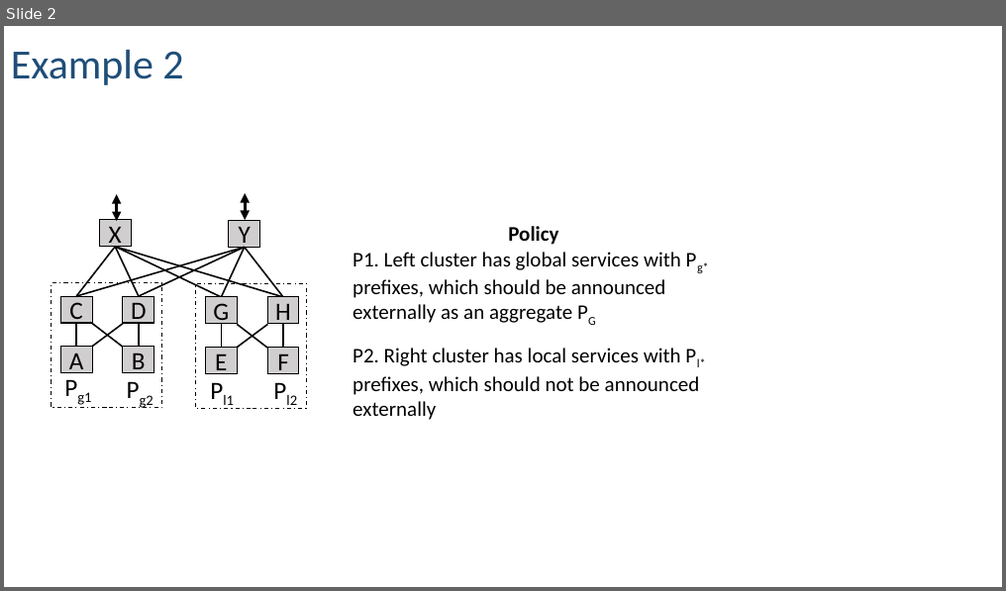
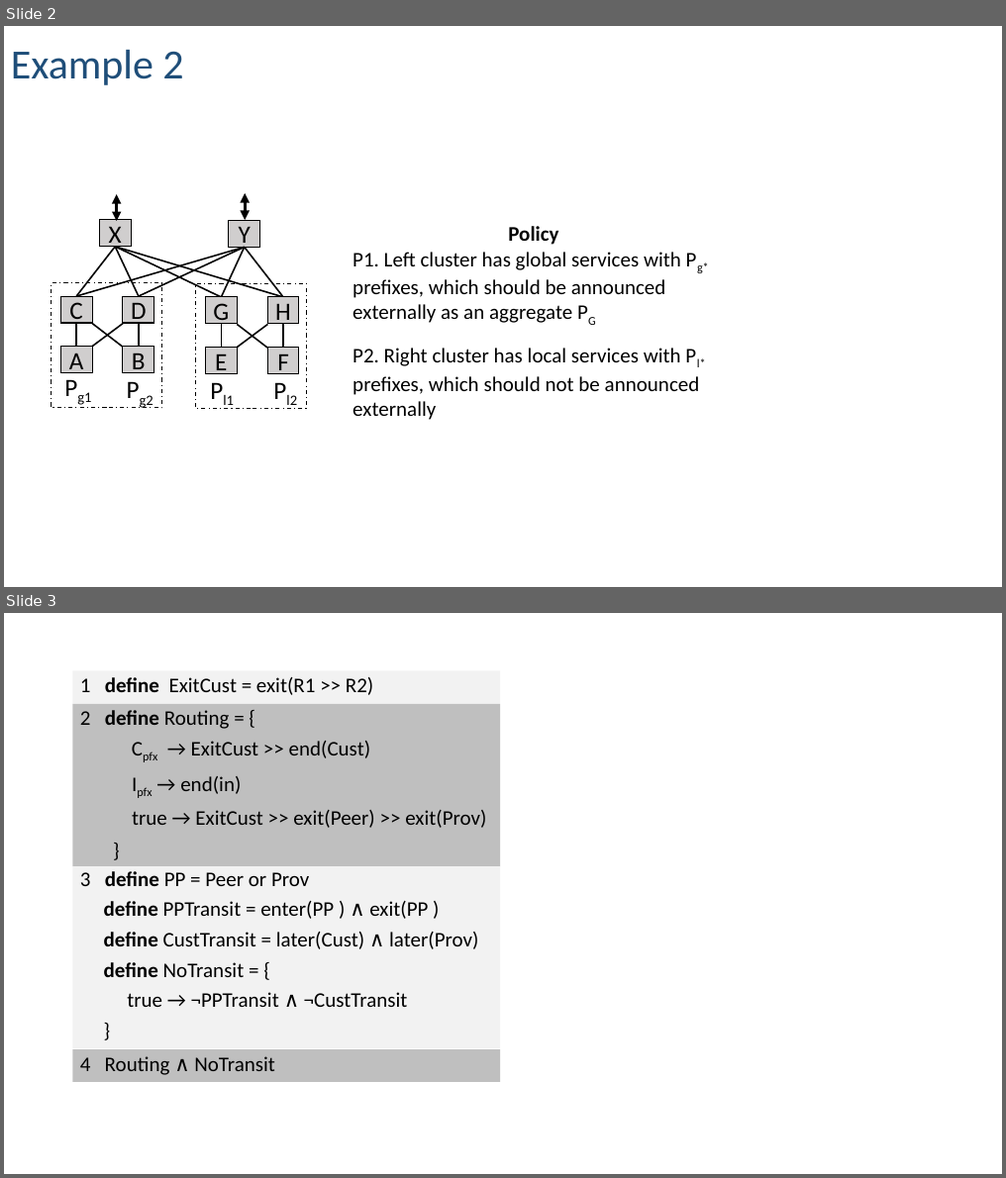
Before and after one commit to rabeckett/propane, a slide deck: paper/figures/examples.pptx. Shown one above the other, each under a label of ours: slide 2 before the commit, slides 2 and 3 after it. The pictures are 1006x591 and 1006x1178 pixels, drawn with LibreOffice and Linux fonts; fonts in the diff are those of the drawing. Boxes give left, top, right and bottom in pixels: in the first picture for what was removed or moved away, otherwise in the second. Text is boxed around its words. In the diff, an @@ line names an element or a change of style, - is before the commit and + after.

```diff
--- a/paper/figures/examples.pptx
+++ b/paper/figures/examples.pptx
@@ slide 3 added at box(4, 613, 1002, 1174), background #FFFFFF @@
@@ text added at box(73, 670, 500, 703), fill #F2F2F2, 20 pt, text #000000 @@
+1 define ExitCust = exit(R1 >> R2)
@@ rectangle added at box(73, 704, 500, 866), fill #BFBFBF, 20 pt, text #000000 @@
+2 define Routing = {
+  Cpfx → ExitCust >> end(Cust)
+Ipfx → end(in)
+true → ExitCust >> exit(Peer) >> exit(Prov)
+}
@@ rectangle added at box(73, 866, 500, 1049), fill #F2F2F2, 20 pt, text #000000 @@
+3 define PP = Peer or Prov
+define PPTransit = enter(PP ) ∧ exit(PP )
+define CustTransit = later(Cust) ∧ later(Prov)
+define NoTransit = {
+true → ¬PPTransit ∧ ¬CustTransit
+}
@@ rectangle added at box(73, 1051, 500, 1082), fill #BFBFBF, 20 pt, text #000000 @@
+4 Routing ∧ NoTransit
```
Also in this commit, not shown: 1 other file.
